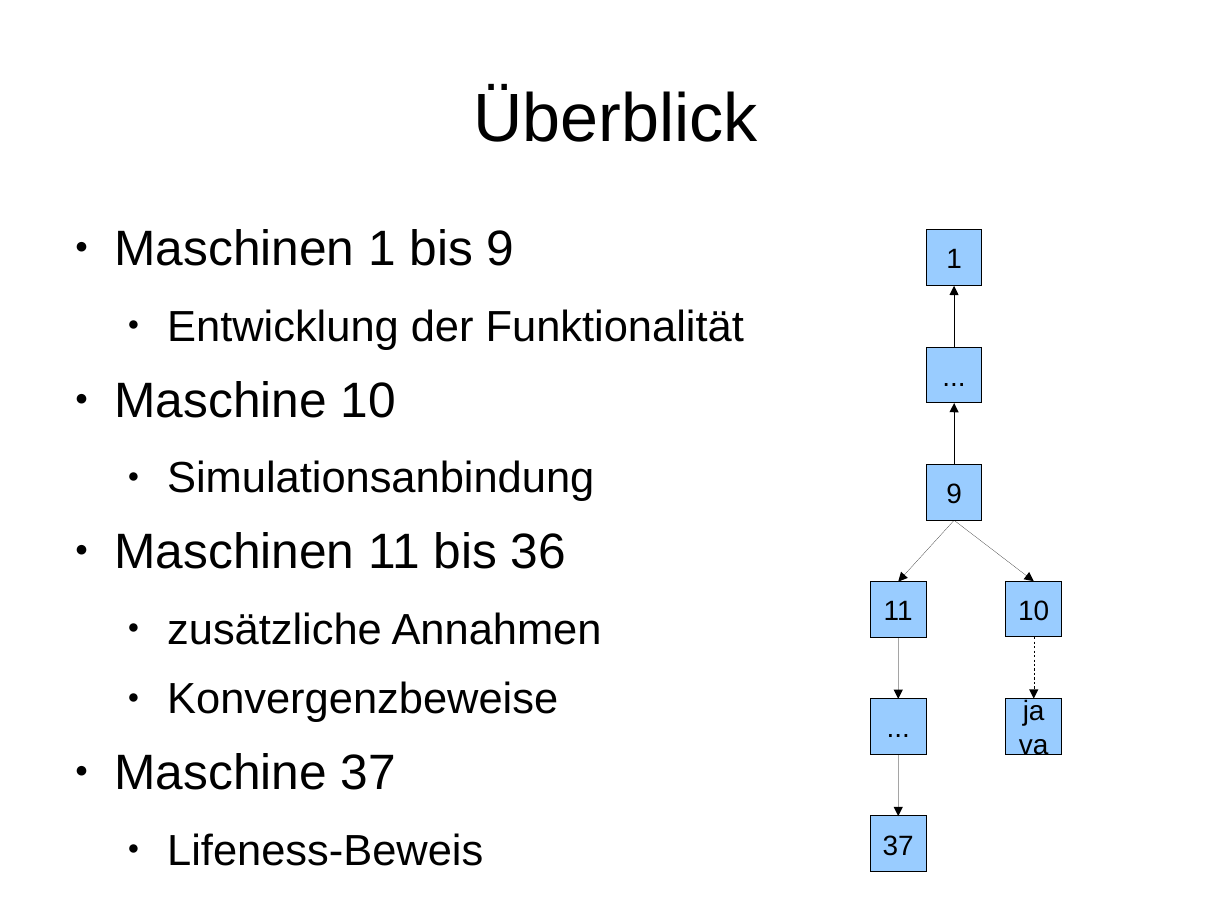
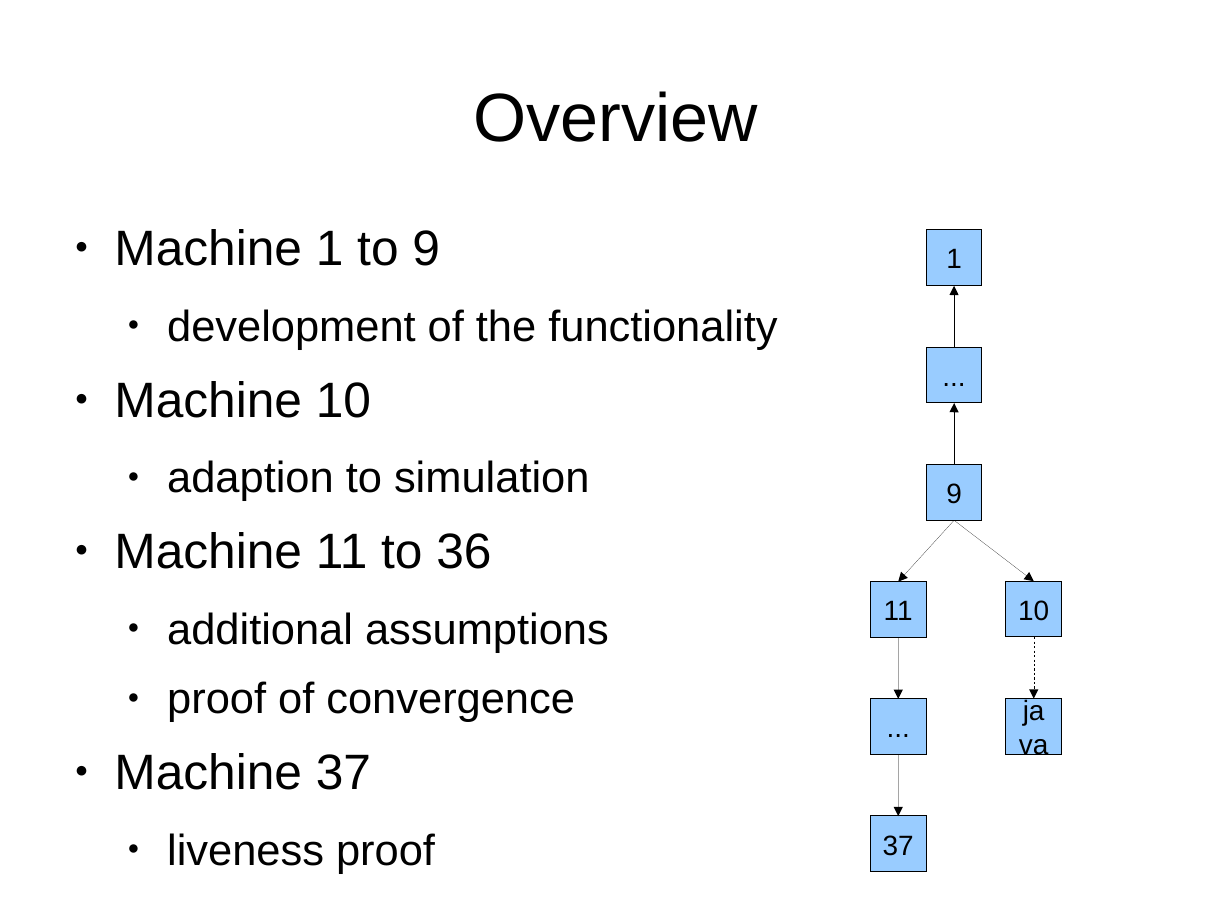
Before and after one commit to copton/ProvenLift, a slide deck: slide 3 of presentation/provenlift.odp. Drawn at 1232x924 pixels with LibreOffice and Linux fonts; fonts in the diff are those of the drawing. Boxes give left, top, right and bottom in pixels: in the first picture for what was removed or moved away, otherwise in the second. Text is boxed around its words. In the diff, an @@ line names an element or a change of style, - is before the commit and + after.

```diff
--- a/presentation/provenlift.odp
+++ b/presentation/provenlift.odp
@@ title at [473,91,757,142]: text changed @@
-Überblick
+Overview
@@ text at [114,229,777,790]: text changed @@
-● Maschinen 1 bis 9
-  ● Entwicklung der Funktionalität
-● Maschine 10
-  ● Simulationsanbindung
-● Maschinen 11 bis 36
-  ● zusätzliche Annahmen
-  ● Konvergenzbeweise
-● Maschine 37
-  ● Lifeness-Beweis
+● Machine 1 to 9
+  ● development of the functionality
+● Machine 10
+  ● adaption to simulation
+● Machine 11 to 36
+  ● additional assumptions
+  ● proof of convergence
+● Machine 37
+  ● liveness proof
```
Also in this commit, not shown: 11 other slides changed, 6 slides added, 6 slides removed.
